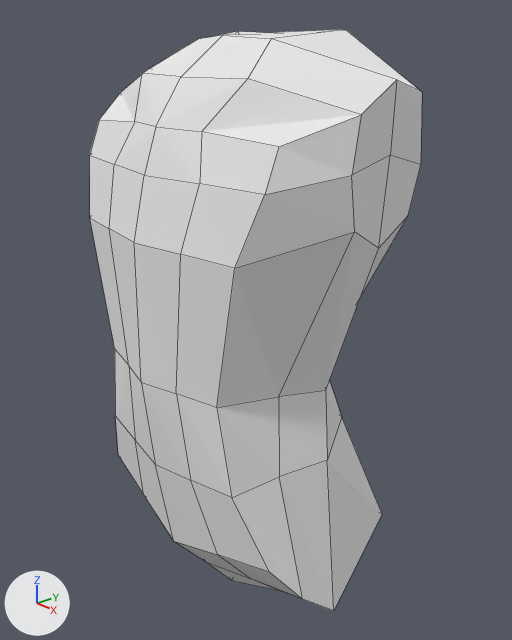
A saved change to the Blender file zombie.blend.
The view is the same before and after, from a 50 mm camera at (3.96, -3.19, 3.66) aimed at (0.06, 0.24, 1.63). The lights are fixed; the arrows at lower left show +X, +Y and +Z. Mesh edges are drawn as thin lines.

The older version as bpy lines, for what is in view:
```python
me_cube = bpy.data.meshes.new('Cube')
me_cube.from_pydata(...)  # 56 vertices, 47 faces; spans x 0.0..1.27, y -0.79..0.92, z -0.83..3.74
me_cube.materials.append(mat_material)  # white #e7e7e7
ob_cube = bpy.data.objects.new('Cube', me_cube)
ob_cube.location = (0.0, 0.0, 0.0)
_m = ob_cube.modifiers.new('Mirror', 'MIRROR')
_m.use_clip = True
```
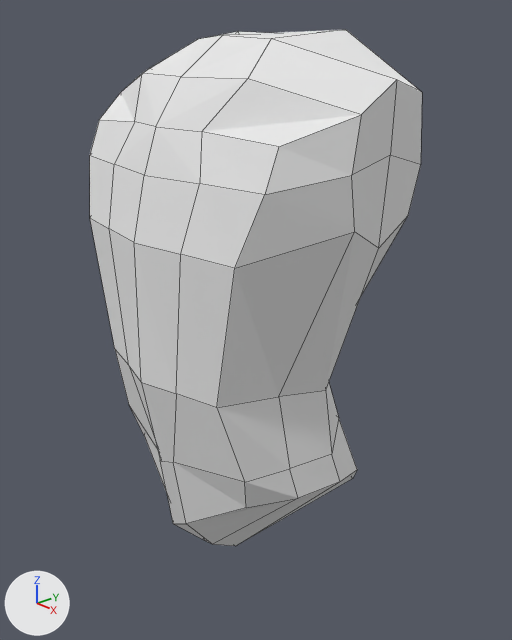
Diff of the bpy script that builds the scene:
```diff
--- a/zombie.blend.py
+++ b/zombie.blend.py
@@ me_cube @@
 # used by ob_cube; location = (0.0, 0.0, 0.0)
-me_cube.from_pydata(...)  # 56 vertices, 47 faces; spans x 0.0..1.27, y -0.79..0.92, z -0.83..3.74
+me_cube.from_pydata(...)  # 56 vertices, 47 faces; spans x 0.0..1.27, y -0.79..0.87, z -0.41..3.74
+# me_cube part 1: 20 of 56 vertices moved; they spanned x 0.0..1.22, y -0.72..0.92, z -0.83..0.96 and now span x 0.0..1.05, y -0.67..0.87, z -0.41..0.96; mean shift (-0.13, 0.03, 0.21); largest move (1.22, 0.0, -0.31) -> (1.05, 0.19, 0.67)
 me_cube.materials.append(mat_material)
```

What differs and where, as boxes (x1, y1, x2, y2) in the pictures (512 x 640 px; the box of a moved part takes in the faces that stretch with it):
'Cube', reshaped (11% shorter)
    before: (90, 30, 422, 611)
    after: (90, 30, 422, 546)
part 1 of me_cube, moved or reshaped
    before: (115, 350, 382, 611)
    after: (115, 350, 357, 546)
